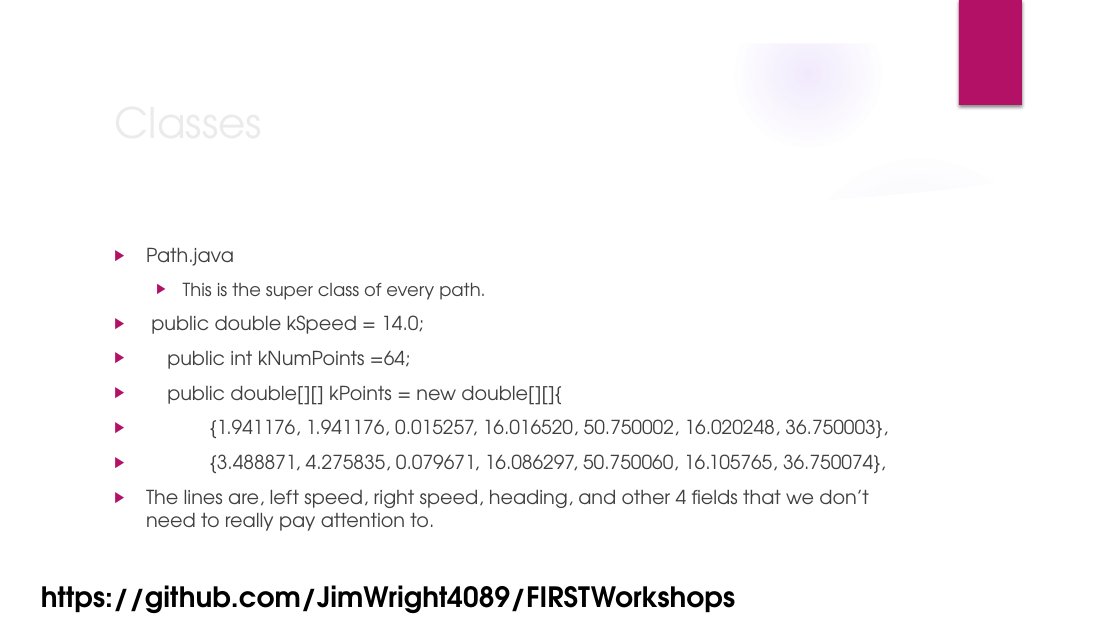
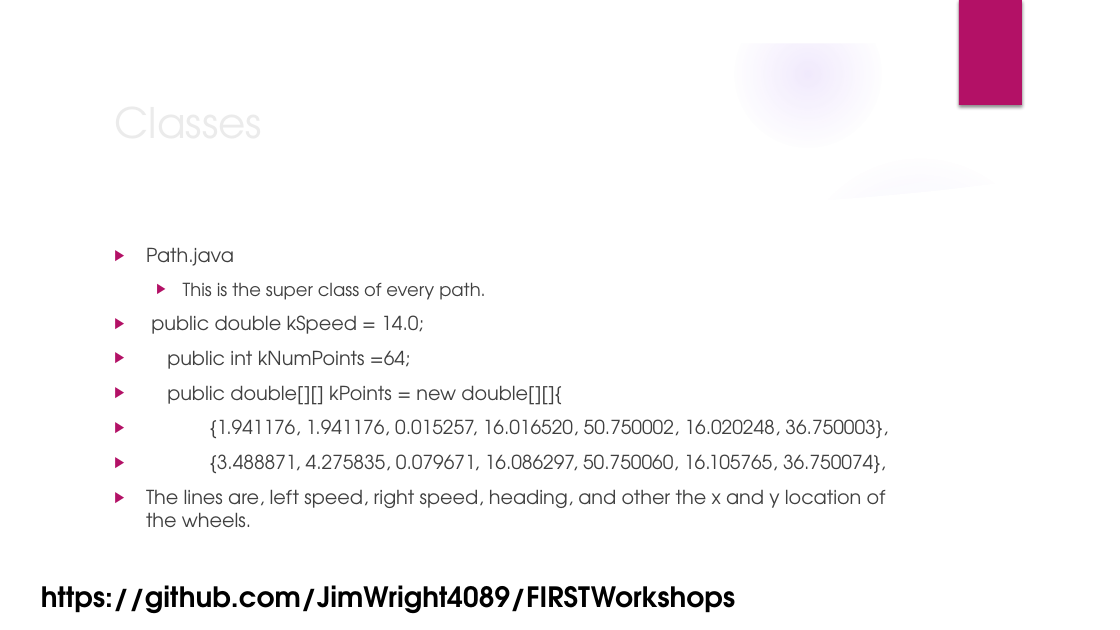
Before and after one commit to JimWright4089/FIRSTWorkshops, a slide deck: slide 23 of FTC/2018/Advanced FTC Code.pptx. Drawn at 1120x630 pixels with LibreOffice and Linux fonts; fonts in the diff are those of the drawing; background and template pictures are left out. Boxes give left, top, right and bottom in pixels: in the first picture for what was removed or moved away, otherwise in the second. Text is boxed around its words. In the diff, an @@ line names an element or a change of style, - is before the commit and + after.

Commit message:
Add the wheel base as a const

```diff
--- a/FTC/2018/Advanced FTC Code.pptx
+++ b/FTC/2018/Advanced FTC Code.pptx
@@ text at [146, 489, 886, 527]: text changed @@
-▶ The lines are, left speed, right speed, heading, and other 4 fields that we don’t need to really pay attention to.
+▶ The lines are, left speed, right speed, heading, and other the x and y location of the wheels.
```
Also in this commit, not shown: 1 other slide changed, 11 other files.
